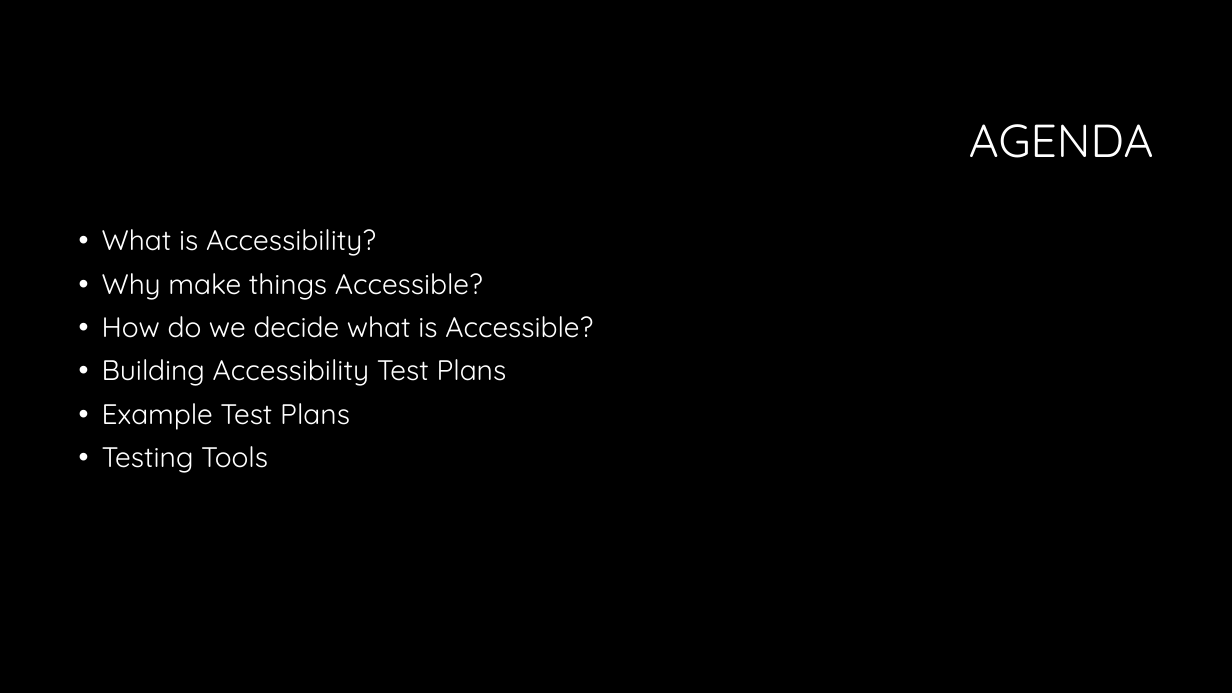
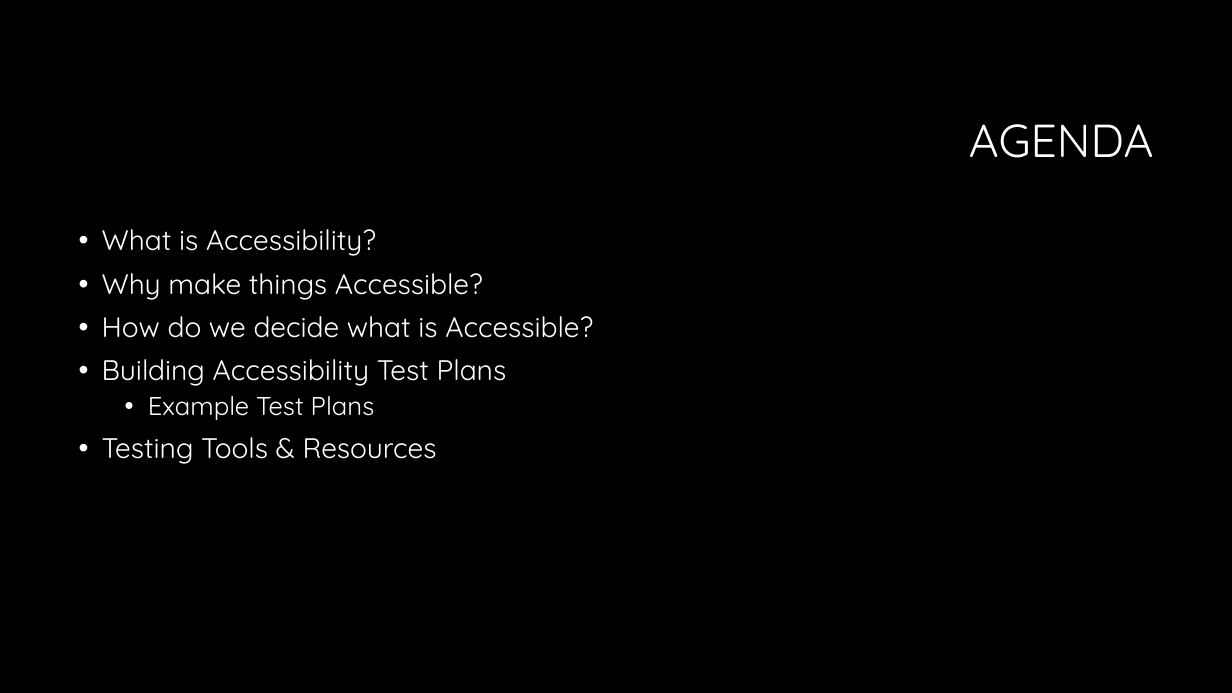
Before and after one commit to CorgiDev/A11y-Materials, a slide deck: slide 2 of Presenations/Upcoming Talk Drafts/2023_Accessibility Testing.pptx. Drawn at 1232x693 pixels with LibreOffice and Linux fonts; fonts in the diff are those of the drawing; background and template pictures are left out. Boxes give left, top, right and bottom in pixels: in the first picture for what was removed or moved away, otherwise in the second. Text is boxed around its words. In the diff, an @@ line names an element or a change of style, - is before the commit and + after.

```diff
--- a/Presenations/Upcoming Talk Drafts/2023_Accessibility Testing.pptx
+++ b/Presenations/Upcoming Talk Drafts/2023_Accessibility Testing.pptx
@@ text at <box>148,396,375,420</box>: size 22 to 20 pt in "Example Test Plans"; list level 1 to 2 in "Example Test Plans" @@
@@ text at <box>102,437,437,464</box>: text changed @@
-• Testing Tools
+• Testing Tools & Resources
```
Also in this commit, not shown: 3 other slides changed, 6 slides added.
